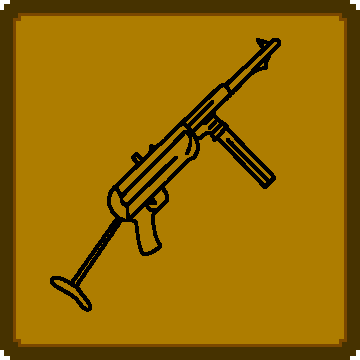
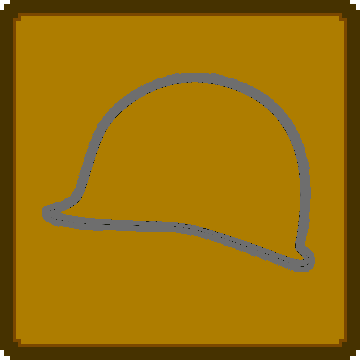
Before/after of a (360, 360) layered artwork. What changed in the layer stack:
showed "Slot_equipement.png", painted on it over [42, 73, 315, 272]
hid "Slot_arme.jpg", painted on it over [50, 38, 281, 312]
